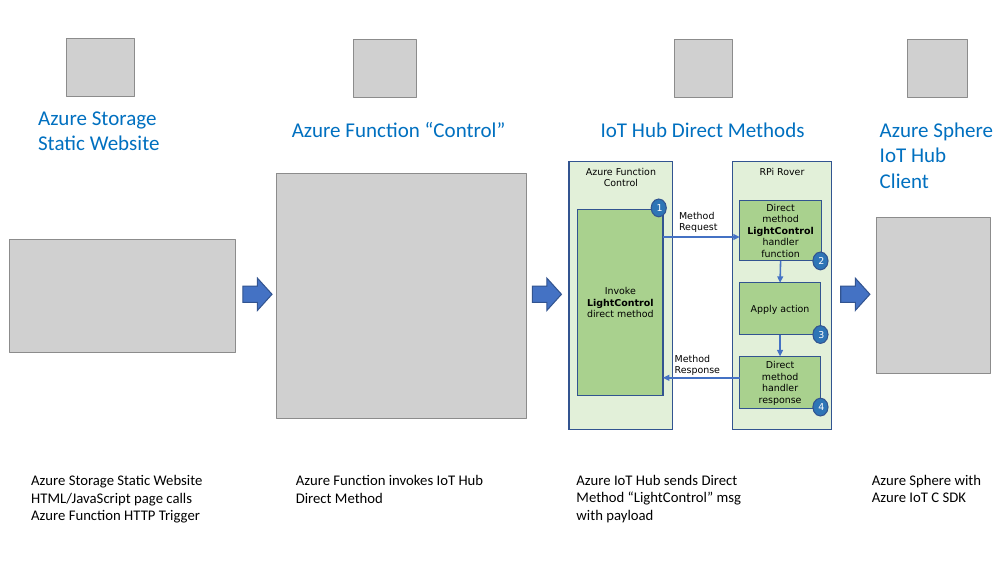
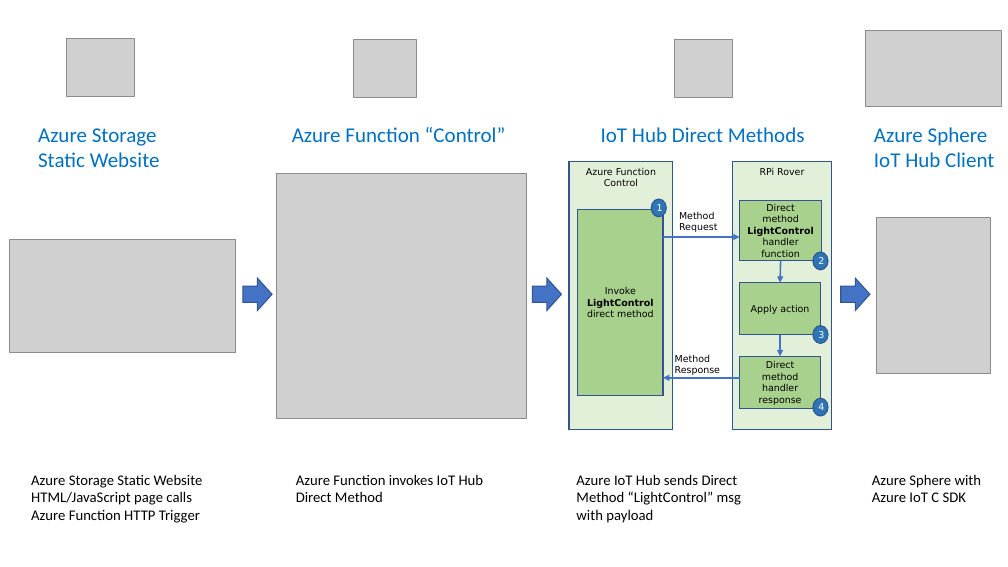
Before and after one commit to gloveboxes/Azure-Sphere-Learning-Path, a slide deck: slide 1 of samples/LearnTV/resources/architecture.pptx. Drawn at 1008x567 pixels with LibreOffice and Linux fonts; fonts in the diff are those of the drawing; grey boxes stand for pictures. Boxes give left, top, right and bottom in pixels: in the first picture for what was removed or moved away, otherwise in the second. Text is boxed around its words. In the diff, an @@ line names an element or a change of style, - is before the commit and + after.

```diff
--- a/samples/LearnTV/resources/architecture.pptx
+++ b/samples/LearnTV/resources/architecture.pptx
@@ picture added at (866,31,1002,107) @@
@@ picture removed at (907,39,967,98) @@
@@ text "Azure Storage": place and size @@
-text "Azure Storage" at (38,111,160,150)
+text "Azure Storage" at (38,128,160,167)
@@ text "Azure Function “Control”": place and size @@
-text "Azure Function “Control”" at (292,122,506,137)
+text "Azure Function “Control”" at (292,127,506,142)
@@ text "IoT Hub Direct Methods": place and size @@
-text "IoT Hub Direct Methods" at (601,122,805,137)
+text "IoT Hub Direct Methods" at (601,127,805,142)
@@ text "Azure Sphere" rewrapped from (880,122,993,188) to (874,127,994,167) @@
```
Also in this commit, not shown: 2 other files.
